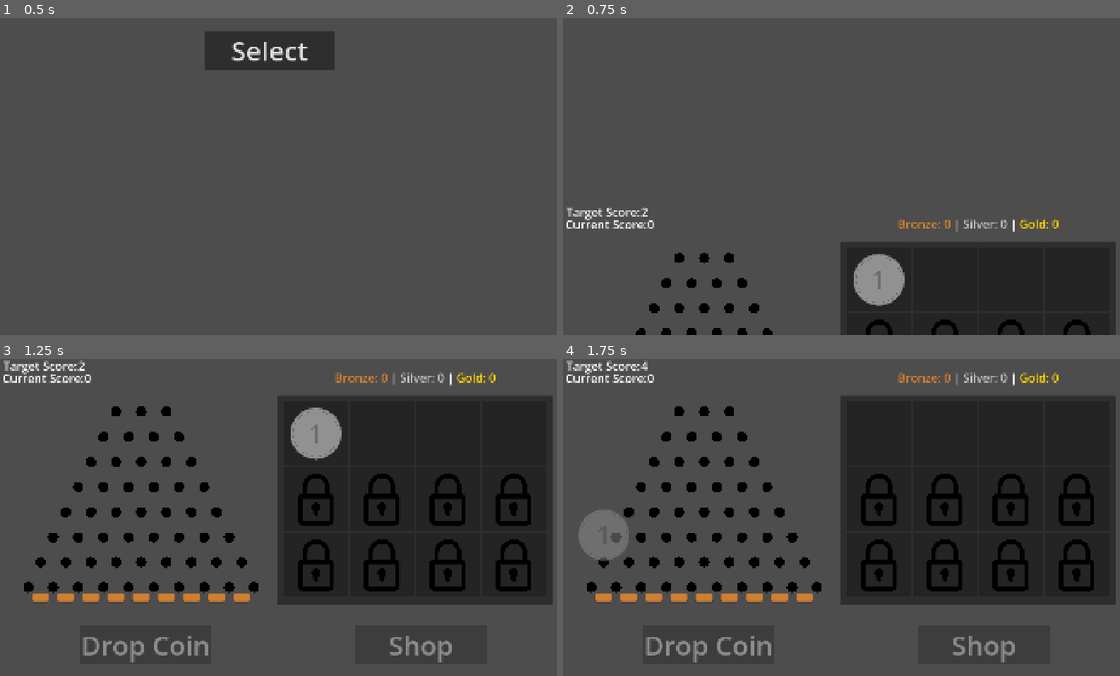
Above: before the commit, frames 1-4 (two rows, left to right).
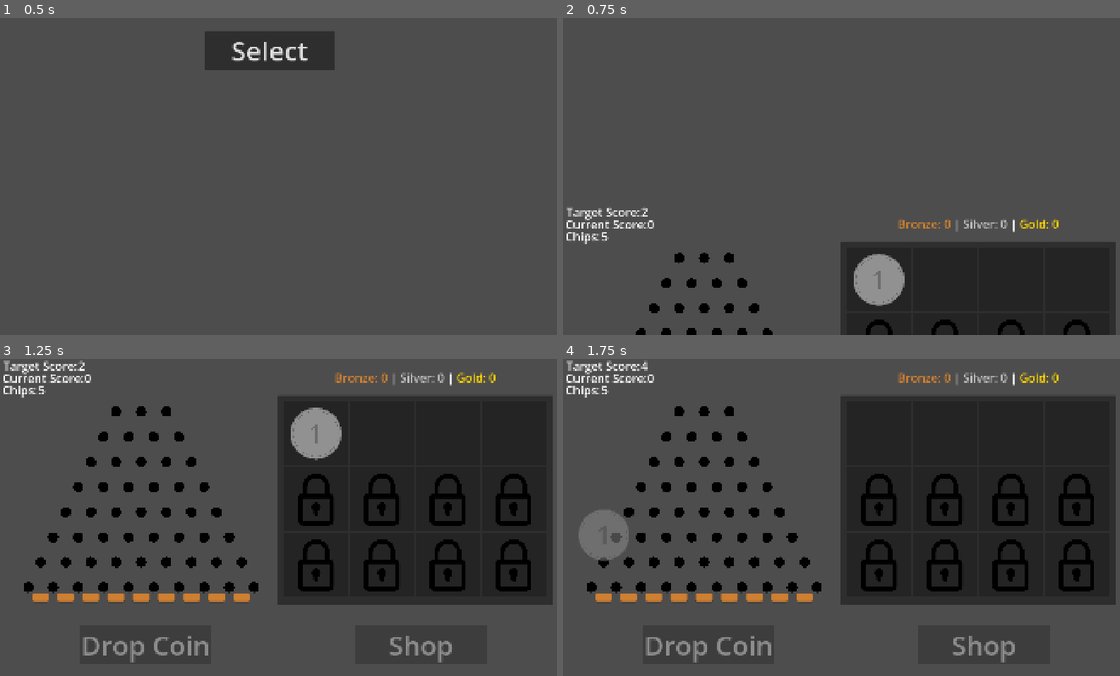
Above: after the commit, the same moments.

Repository: LicasBenjamin/PlinkoMerge
Game: Godot game, scene res://Scenes/main_scene.tscn
Same seed, same stepped clock (60 frames per second), same inputs: the game is played once before the commit and once after it. The engine's default icon, where the game draws it, is replaced by a stand-in: a white triangle on a blue panel in a dark square.
Inputs (mouse positions are in pixels of both pictures, inside the frame that each line leads up to):
- Up to frame 1 (0.5 s): no input
- Up to frame 2 (0.75 s): click "Select" at 0.5 s
- Up to frame 3 (1.25 s): no input
- Up to frame 4 (1.75 s): tap Enter at 1.25 s; drag from (880, 435) to (601, 603) at 1.27 s

Frame 1 is identical in both runs. In frame 2, 0.1% of the frame differs, in the area x 0-9%, y 67-72%; in frame 3, 0.1%; in frame 4, 0.1%.

Commit message:
Added Chip Limits and Some Shop Changes
Made the chip limit to 5 and then no more chips until next round.
Got started with shop changes and got too tired so I'm stopping half way.

Diff:
--- a/Resources/Upgrades/SilverCoinUpgrades/silver_upgrade_1.tres
+++ b/Resources/Upgrades/SilverCoinUpgrades/silver_upgrade_1.tres
@@ -14,4 +14,6 @@
 }
 unlocks = Array[ExtResource("1_y622k")]([ExtResource("2_oy5ms")])
 uses = 1
+c_cost = 3
+c_cost_progresison = Array[int]([3, 4, 6, 7, 9, 10, 11, 13])
 metadata/_custom_type_script = "uid://dfuivykfecq7i"
--- a/Resources/Upgrades/purchase_coin.tres
+++ b/Resources/Upgrades/purchase_coin.tres
@@ -11,4 +11,6 @@
 "gold": 0,
 "silver": 0
 }
+c_cost = 1
+c_cost_progresison = Array[int]([1, 2, 3, 4, 5, 6, 7, 8])
 metadata/_custom_type_script = "uid://dfuivykfecq7i"
--- a/Resources/Upgrades/unlock_inventory_slot.tres
+++ b/Resources/Upgrades/unlock_inventory_slot.tres
@@ -45,4 +45,6 @@
 "silver": 0
 }])
 uses = 8
+c_cost = 5
+c_cost_progresison = Array[int]([5, 7, 10, 12, 15, 17, 20, 22])
 metadata/_custom_type_script = "uid://dfuivykfecq7i"
--- a/Scenes/battle_ui.tscn
+++ b/Scenes/battle_ui.tscn
@@ -44,3 +44,21 @@
 offset_bottom = 109.0
 theme_override_font_sizes/normal_font_size = 40
 text = "0"
+
+[node name="ChipCountLabel" type="RichTextLabel" parent="." unique_id=277259362]
+layout_mode = 0
+offset_left = 8.0
+offset_top = 83.0
+offset_right = 321.0
+offset_bottom = 150.0
+theme_override_font_sizes/normal_font_size = 40
+text = "Chips:"
+
+[node name="ChipCount" type="RichTextLabel" parent="." unique_id=1228297716]
+layout_mode = 0
+offset_left = 130.0
+offset_top = 83.0
+offset_right = 443.00183
+offset_bottom = 150.0
+theme_override_font_sizes/normal_font_size = 40
+text = "0"
--- a/Scripts/Game_Manager.gd
+++ b/Scripts/Game_Manager.gd
@@ -8,13 +8,18 @@
 signal round_ended
 #UI Update
 signal update_UI(current_score : int, target_score : int)
+#Chip Spawned
+signal chip_spawned
 ##Incoming Signals
 #Chip Landed
-
 
 #Enum
 #Game State
 enum State {Playing, Idle}
+
+##Constants
+#Total Chips
+const total_chips = 5
 
 ##Global Variables
 #Current Round
@@ -25,6 +30,8 @@
 var current_score := 0
 #Target Score
 var target_score := 1
+#Remaining Chips
+var remaining_chips = total_chips
 
 ##Global Functions
 #Start Round
@@ -34,7 +41,9 @@
 	current_score = 0
 	current_state = State.Playing
 	target_score += current_round
+	remaining_chips = total_chips
 	#emit signals for round start and update UI
+	chip_spawned.emit()
 	round_started.emit()
 	update_UI.emit(current_score, target_score)
 
@@ -43,7 +52,6 @@
 	#check for win or lose, change state to Idle
 	current_state = State.Idle
 	round_ended.emit()
-	pass
 
 #Need a function for when score is changed from award area
 func add_score(score : int):
@@ -52,3 +60,10 @@
 
 	if(current_score >= target_score):
 		end_round()
+
+func request_chip():
+	if remaining_chips == 0:
+		return false
+	remaining_chips -= 1
+	chip_spawned.emit()
+	return true
--- a/Scripts/award_area.gd
+++ b/Scripts/award_area.gd
@@ -58,10 +58,10 @@
 
 func _adjust_currency(type: int, amount: int):
 	if rewardType == 0:
-		Currency.add_coins({"bronze" : amount})
+		Currency.add_coins({"bronze" : amount}, amount)
 	elif rewardType == 1:
-		Currency.add_coins({"silver" : amount})
+		Currency.add_coins({"silver" : amount}, amount)
 	elif rewardType == 2:
-		Currency.add_coins({"gold" : amount})
+		Currency.add_coins({"gold" : amount}, amount)
 	update_ui.emit()
 	GameManager.add_score(amount)
--- a/Scripts/battle_ui.gd
+++ b/Scripts/battle_ui.gd
@@ -4,8 +4,11 @@
 # Called when the node enters the scene tree for the first time.
 func _ready():
 	GameManager.update_UI.connect(on_update_UI)
-
+	GameManager.chip_spawned.connect(on_chip_spawned)
 
 func on_update_UI(current_score : int, target_score : int):
 	$BeatScore.text = str(target_score)
 	$CurrentScore.text = str(current_score)
+
+func on_chip_spawned():
+	$ChipCount.text = str(GameManager.remaining_chips)
--- a/Scripts/currency.gd
+++ b/Scripts/currency.gd
@@ -6,23 +6,29 @@
 	"gold" : 0
 }
 
+var coin = 0
+
 signal update_ui
 
-func add_coins(amount: Dictionary):
+func add_coins(amount: Dictionary, c_amount: int):
 	for key in amount:
 		coins[key] += amount[key]
 	#print(coins)
+	coin += c_amount
 
-func spend_coins(amount: Dictionary):
-	if not has_enough_coins(amount):
+func spend_coins(amount: Dictionary, c_amount : int):
+	if not has_enough_coins(amount, c_amount):
 		return false #should error out or something, just returning false for now
 	for key in amount:
 		coins[key] -= amount[key]
 	#UPDATE UI
+	coin -= c_amount
 	update_ui.emit()
 
-func has_enough_coins(amount: Dictionary) -> bool:
-	for key in amount:
-		if coins.get(key, 0) < amount[key]:
-			return false
+func has_enough_coins(amount: Dictionary, c_amount: int) -> bool:
+	if coin < c_amount:
+		return false
+	#for key in amount:
+	#	if coins.get(key, 0) < amount[key]:
+	#		enough = false
 	return true
--- a/Scripts/shop_slot.gd
+++ b/Scripts/shop_slot.gd
@@ -12,10 +12,12 @@
 func _ready():
 	$text_margins/text/name.text = upgrade.upgrade_name
 	$text_margins/text/description.text = upgrade.upgrade_description
-	$text_margins/text/price.text = "Price: "+format_cost(upgrade.cost)
+	$text_margins/text/price.text = "Price: "+format_cost(upgrade.cost, upgrade.c_cost)
 
 
-func format_cost(coins: Dictionary) -> String:
+func format_cost(coins: Dictionary, c_coin : int) -> String:
+	return str(c_coin)
+
 	var parts: Array[String] = []
 	if coins["gold"] > 0:
 		parts.append("%d Gold" % coins["gold"])
@@ -26,7 +28,7 @@
 	return ", ".join(parts)
 
 func _on_buy_pressed():
-	if !Currency.has_enough_coins(upgrade.cost):
+	if !Currency.has_enough_coins(upgrade.cost, upgrade.c_cost):
 		#$AudioStreamPlayer2D.stream = cannot_purchase_sound
 		#$AudioStreamPlayer2D.play()
 		inventory.sound_player.stream = cannot_purchase_sound
@@ -40,7 +42,7 @@
 			inventory.sound_player.stream = cannot_purchase_sound
 			inventory.sound_player.play()
 			return
-	Currency.spend_coins(upgrade.cost)
+	Currency.spend_coins(upgrade.cost, upgrade.c_cost)
 	print("Bought Upgrade")
 	#$AudioStreamPlayer2D.stream = purchase_sound
 	#$AudioStreamPlayer2D.play()
@@ -67,13 +69,13 @@
 		#The only upgrade that should be infinitely purchasable should go up 3x
 		#if the currency goes over 1k and it's not gold,
 		upgrade.cost = scale_cost(upgrade.cost, 1.3)
-		$text_margins/text/price.text = "Price: "+format_cost(upgrade.cost)
+		$text_margins/text/price.text = "Price: "+format_cost(upgrade.cost, upgrade.c_cost)
 		upgrade.uses+=1 #cancels out the adjustment at the start
 	else:
 		#adjust price
 		upgrade.cost_progression_index+=1
 		upgrade.cost = upgrade.cost_progression[upgrade.cost_progression_index]
-		$text_margins/text/price.text = "Price: "+format_cost(upgrade.cost)
+		$text_margins/text/price.text = "Price: "+format_cost(upgrade.cost, upgrade.c_cost)
 
 #Following 3 functions below are for scaling the coins upwards
 func scale_cost(coins: Dictionary, multiplier: float) -> Dictionary:
--- a/Scripts/spawner.gd
+++ b/Scripts/spawner.gd
@@ -8,11 +8,6 @@
 	$coin_drop_button.disabled = true
 	GameManager.round_ended.connect(on_round_end)
 	pass # Replace with function body.
-
-
-# Called every frame. 'delta' is the elapsed time since the previous frame.
-func _process(delta: float) -> void:
-	pass
 
 func drop_coin(coin_info : ItemData) -> void:
 	var instance = coin.duplicate()
@@ -31,8 +26,13 @@
 
 func _on_drop_coin_button_pressed() -> void:
 	#print("Type of object: "+str(inventory.selected_slot.item is ItemData))
+	if !GameManager.request_chip():
+		$coin_drop_button.disabled = true
+		return
+
 	if inventory.selected_slot.item:
 		drop_coin(inventory.selected_slot.item)
+
 
 
 
--- a/Scripts/upgrade.gd
+++ b/Scripts/upgrade.gd
@@ -8,3 +8,5 @@
 var cost_progression_index := 0
 @export var unlocks : Array[Upgrade]
 @export var uses : int
+@export var c_cost : int
+@export var c_cost_progresison: Array[int]
